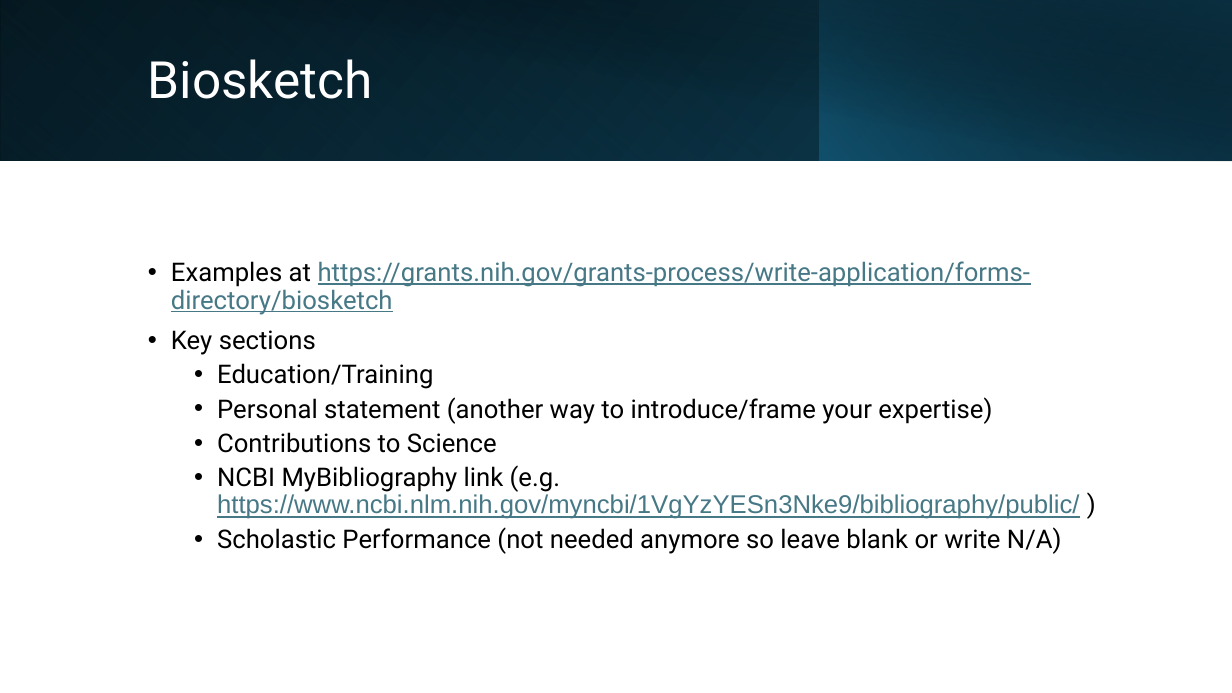
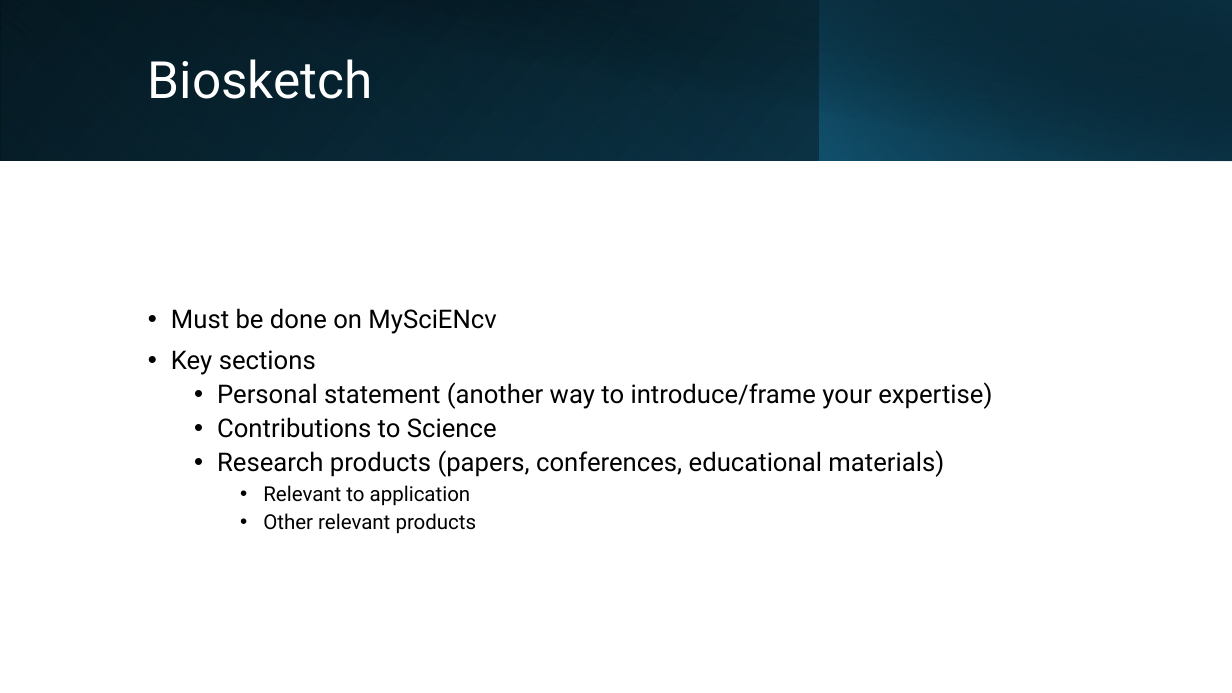
Before and after one commit to BridgesLab/FellowshipWorkshopDocuments, a slide deck: slide 15 of Documents/Slides/Orientation.pptx. Drawn at 1232x693 pixels with LibreOffice and Linux fonts; fonts in the diff are those of the drawing. Boxes give left, top, right and bottom in pixels: in the first picture for what was removed or moved away, otherwise in the second. Text is boxed around its words. In the diff, an @@ line names an element or a change of style, - is before the commit and + after.

```diff
--- a/Documents/Slides/Orientation.pptx
+++ b/Documents/Slides/Orientation.pptx
@@ text at (x1=171, y1=308, x2=496, y2=334): text changed; text colour #467886 to #000000 @@
-• Examples at https://grants.nih.gov/grants-process/write-application/forms-directory/biosketch
+• Must be done on MySciENcv
@@ text at (x1=217, y1=363, x2=433, y2=389): paragraph removed @@
-  • Education/Training
@@ text at (x1=217, y1=450, x2=944, y2=534): text changed @@
-  • NCBI MyBibliography link (e.g. https://www.ncbi.nlm.nih.gov/myncbi/1VgYzYESn3Nke9/bibliography/public/ )
-  • Scholastic Performance (not needed anymore so leave blank or write N/A)
+  • Research products (papers, conferences, educational materials)
+    • Relevant to application
+    • Other relevant products
```
Also in this commit, not shown: 7 other slides changed, 2 slides removed, 2 other files.
